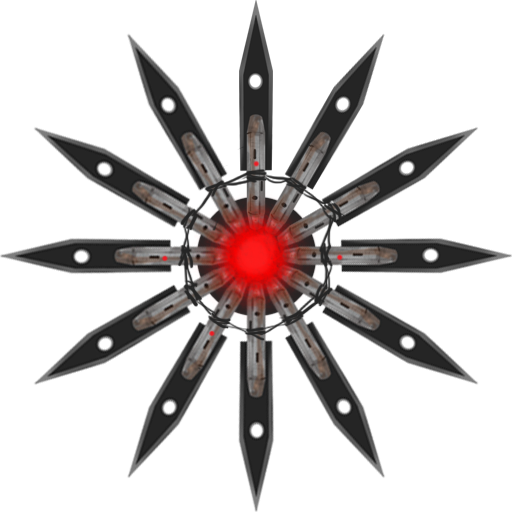
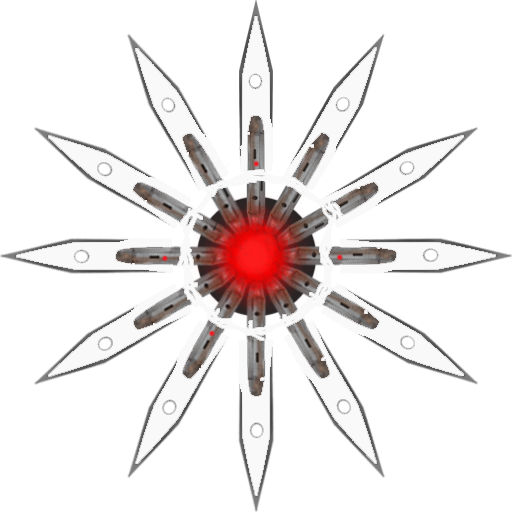
Layered file, before and after one edit (512x512). Changes by layer:
added layer "blades_dark" above "Layer 3" over [16, 16, 496, 496]
hid "Layer 3" over [16, 16, 496, 496]
